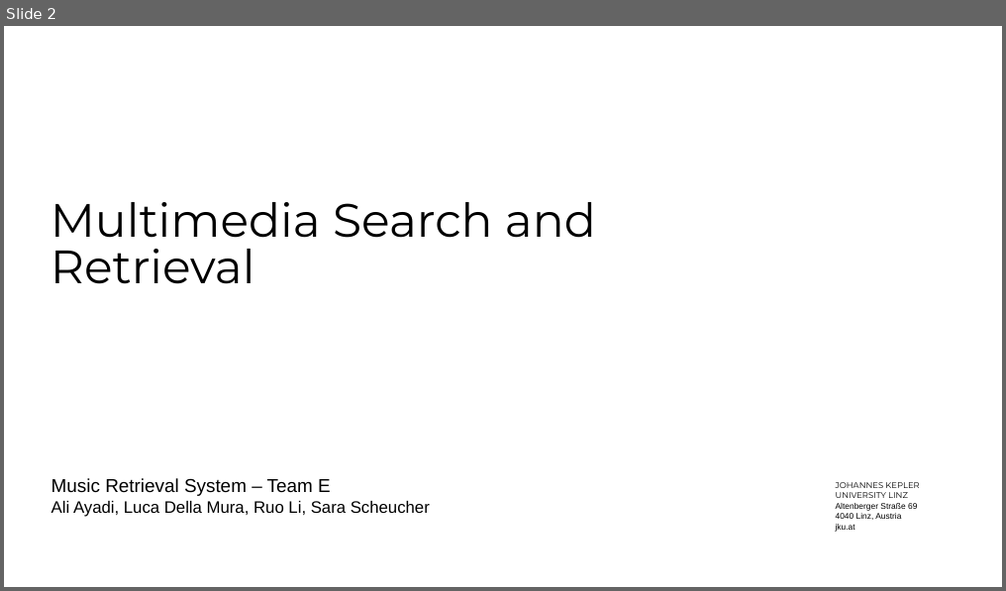
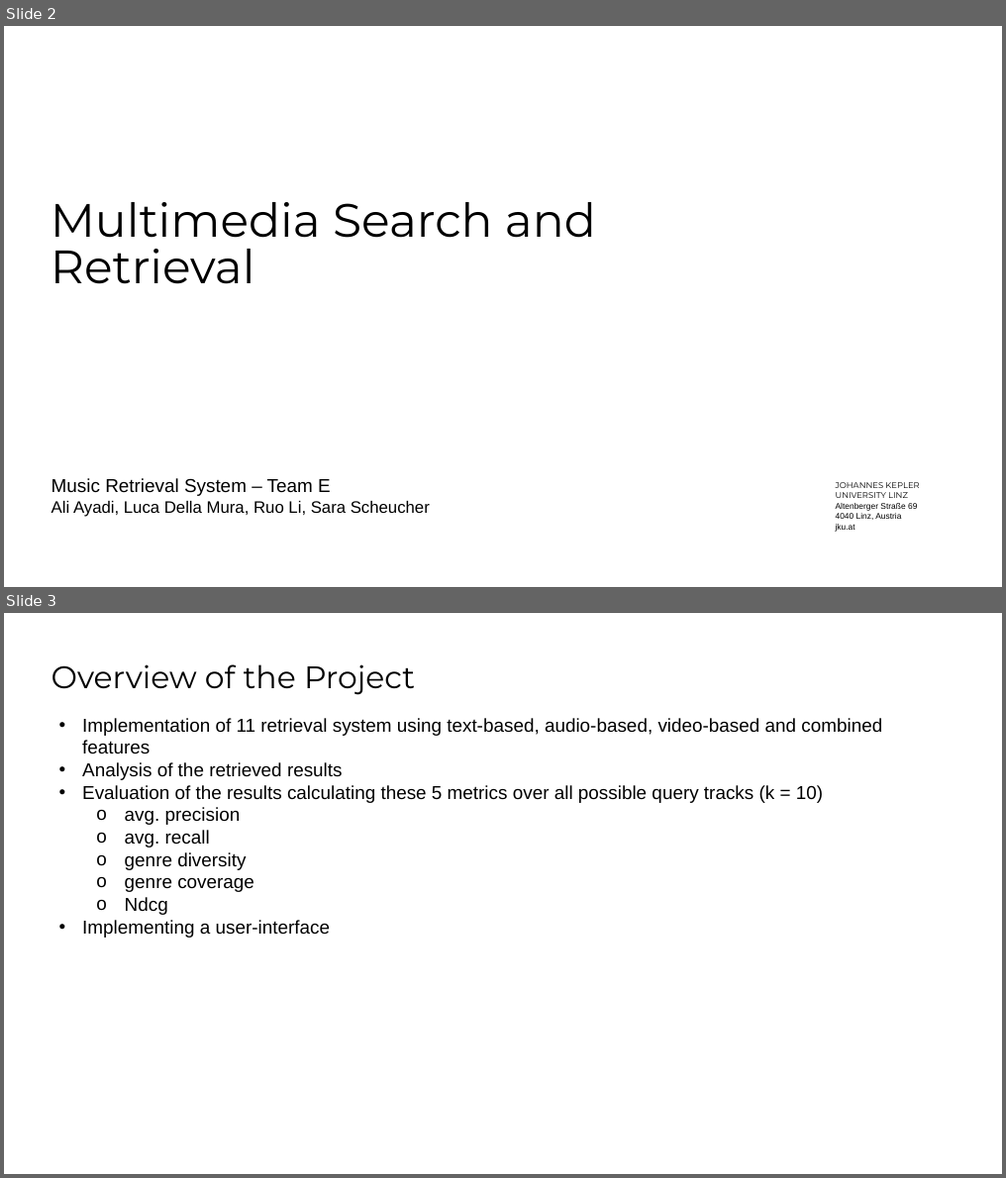
Before and after one commit to SaraCoolman/MMSR, a slide deck: project_3_team_E/Final Presentation.pptx. Shown one above the other, each under a label of ours: slide 2 before the commit, slides 2 and 3 after it. The pictures are 1006x591 and 1006x1178 pixels, drawn with LibreOffice and Linux fonts; fonts in the diff are those of the drawing; background and template pictures are left out. Boxes give left, top, right and bottom in pixels: in the first picture for what was removed or moved away, otherwise in the second. Text is boxed around its words. In the diff, an @@ line names an element or a change of style, - is before the commit and + after.

```diff
--- a/project_3_team_E/Final Presentation.pptx
+++ b/project_3_team_E/Final Presentation.pptx
@@ slide 3 added at box(4, 613, 1002, 1174), background #FFFFFF @@
@@ title added at box(52, 664, 415, 695), 30 pt, text #000000 @@
+Overview of the Project
@@ text added at box(82, 718, 882, 938), 18 pt, text #000000 @@
+• Implementation of 11 retrieval system using text-based, audio-based, video-based and combined features
+• Analysis of the retrieved results
+• Evaluation of the results calculating these 5 metrics over all possible query tracks (k = 10)
+  o avg. precision
+  o avg. recall
+  o genre diversity
+  o genre coverage
+  o Ndcg
+• Implementing a user-interface
```
Also in this commit, not shown: 1 slide changed, 14 other slides added, 3 slides removed.
